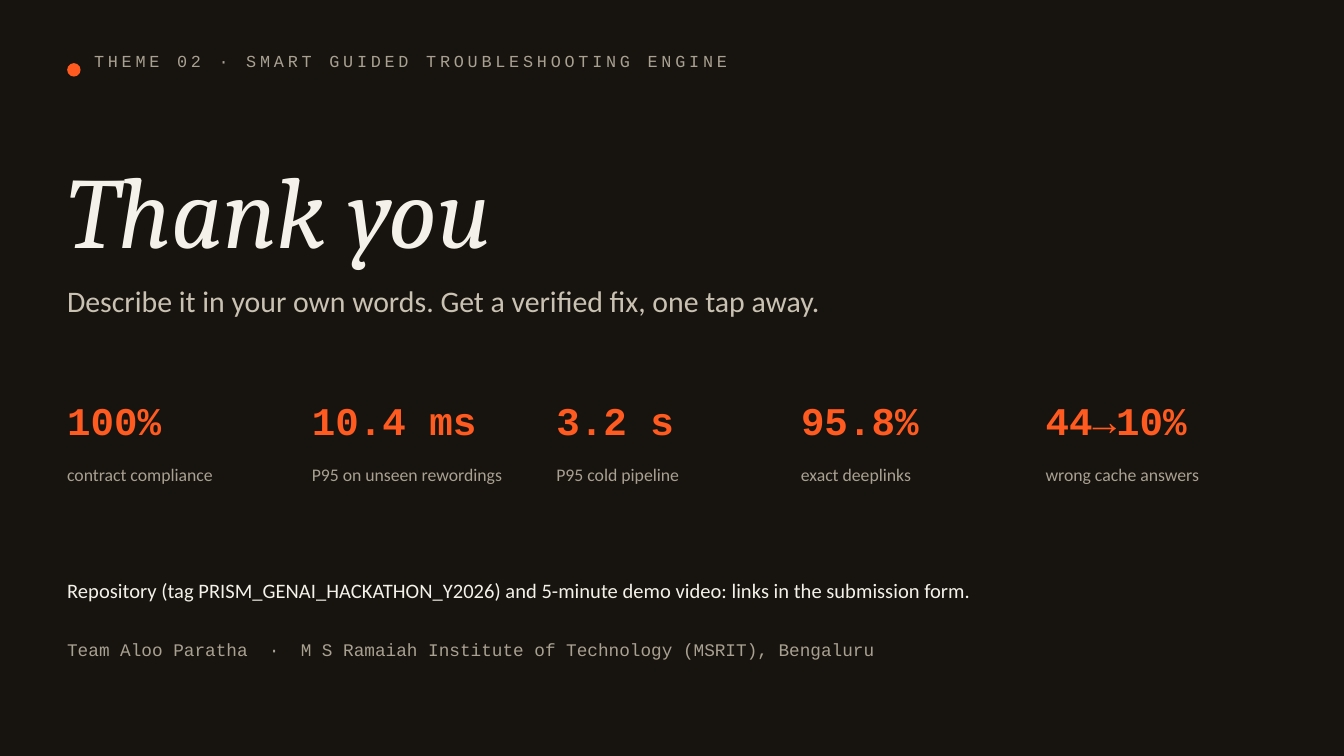
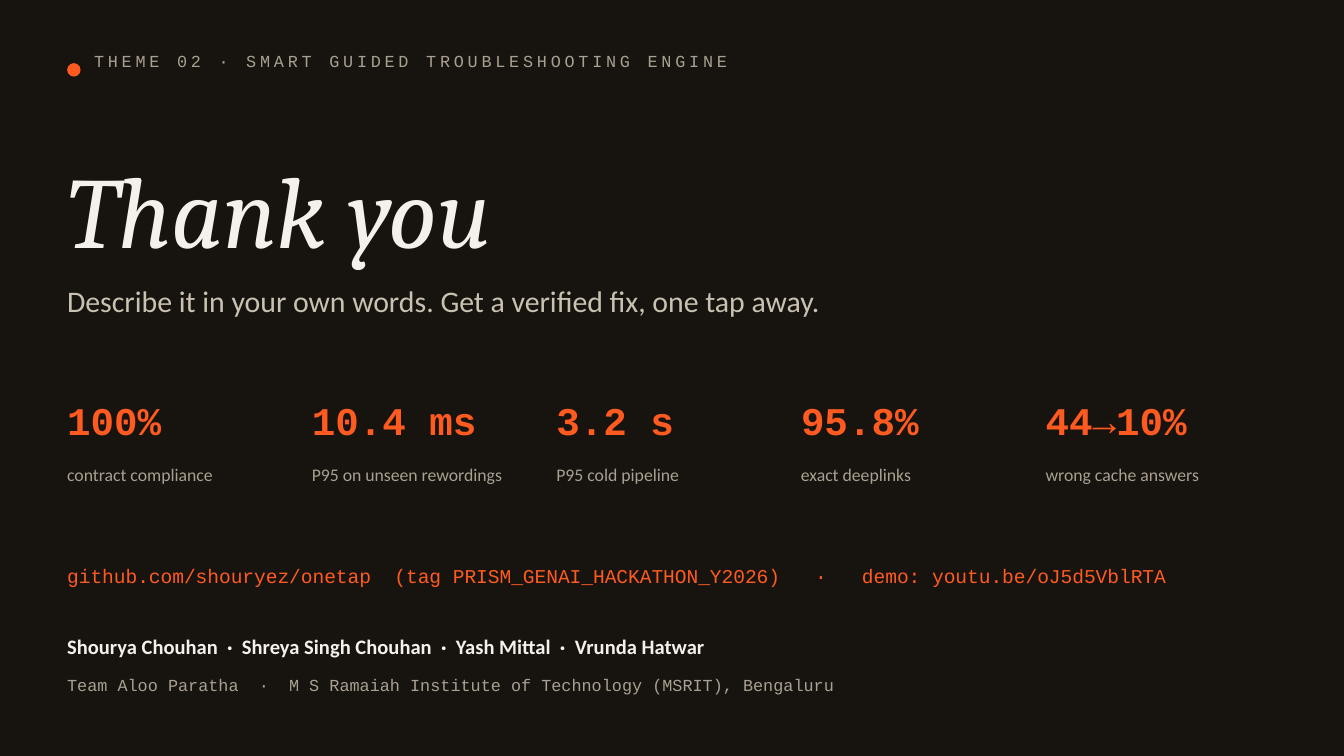
Before and after one commit to shouryez/onetap, a slide deck: slide 18 of MSRIT_AlooParatha_Submission_ppt.pptx. Drawn at 1344x756 pixels with LibreOffice and Linux fonts; fonts in the diff are those of the drawing. Boxes give left, top, right and bottom in pixels: in the first picture for what was removed or moved away, otherwise in the second. Text is boxed around its words. In the diff, an @@ line names an element or a change of style, - is before the commit and + after.

```diff
--- a/MSRIT_AlooParatha_Submission_ppt.pptx
+++ b/MSRIT_AlooParatha_Submission_ppt.pptx
@@ text at <box>67,570,1166,587</box>: text changed; size 11 to 10.5 pt; font Calibri to Courier New; text colour #F4F1EA to #FF5A1F @@
-Repository (tag PRISM_GENAI_HACKATHON_Y2026) and 5-minute demo video: links in the submission form.
+github.com/shouryez/onetap (tag PRISM_GENAI_HACKATHON_Y2026) · demo: youtu.be/oJ5d5VblRTA
@@ text added at <box>67,639,705,658</box>, 11 pt, text #F4F1EA, bold @@
+Shourya Chouhan · Shreya Singh Chouhan · Yash Mittal · Vrunda Hatwar
@@ text "Team Aloo Paratha · M ...": place and size @@
-text "Team Aloo Paratha · M ..." at <box>67,643,875,660</box>
+text "Team Aloo Paratha · M ..." at <box>67,679,834,695</box>
@@ text "Team Aloo Paratha · M ..." at <box>67,679,834,695</box>: size 9.5 to 9 pt @@
```
Also in this commit, not shown: 1 other slide changed, 2 other files.
